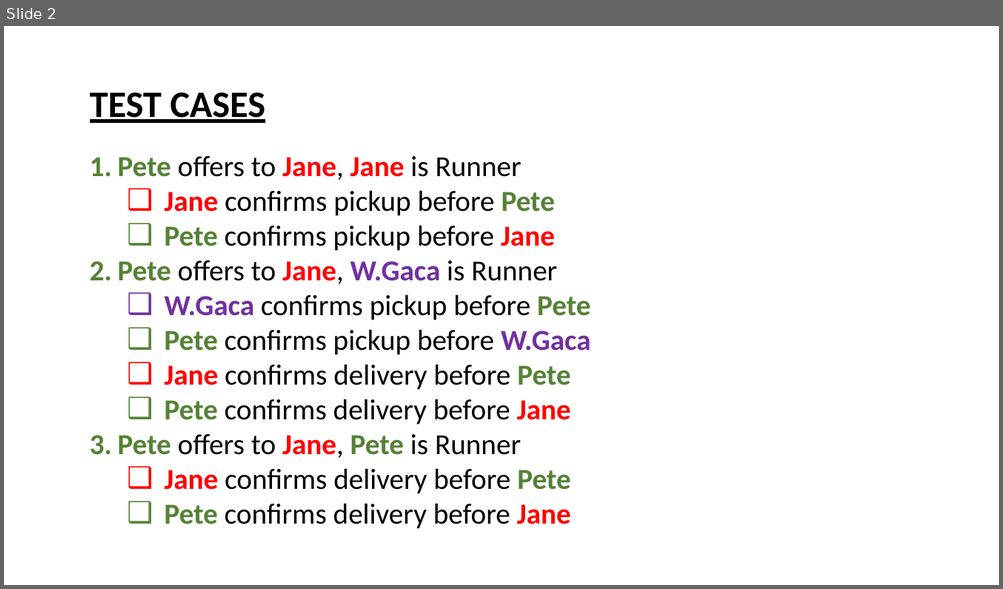
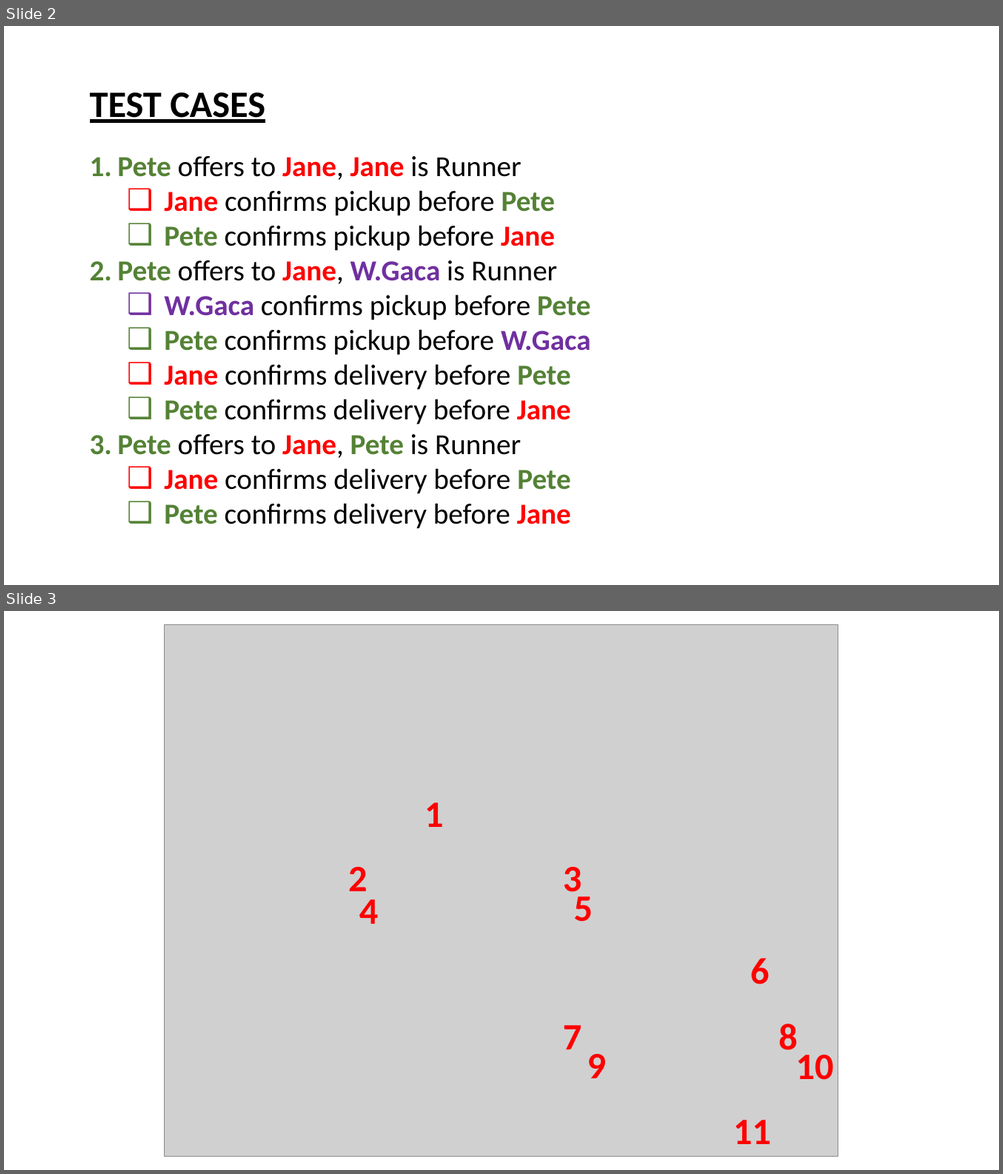
Before and after one commit to PFython/WGACA-UK, a slide deck: project management/Status Flow.pptx. Shown one above the other, each under a label of ours: slide 2 before the commit, slides 2 and 3 after it. The pictures are 1003x589 and 1003x1174 pixels, drawn with LibreOffice and Linux fonts; fonts in the diff are those of the drawing; grey boxes stand for pictures. Boxes give left, top, right and bottom in pixels: in the first picture for what was removed or moved away, otherwise in the second. Text is boxed around its words. In the diff, an @@ line names an element or a change of style, - is before the commit and + after.

```diff
--- a/project management/Status Flow.pptx
+++ b/project management/Status Flow.pptx
@@ slide 3 added at box(4, 611, 999, 1170), background #FFFFFF @@
@@ picture added at box(165, 625, 838, 1157) @@
@@ text added at box(424, 803, 444, 827), 36 pt, text #FF0000, bold @@
+1
@@ text added at box(348, 867, 367, 891), 36 pt, text #FF0000, bold @@
+2
@@ text added at box(563, 867, 582, 900), 36 pt, text #FF0000, bold @@
+3
@@ text added at box(574, 890, 593, 922), 36 pt, text #FF0000, bold @@
+5
@@ text added at box(359, 900, 378, 924), 36 pt, text #FF0000, bold @@
+4
@@ text added at box(750, 958, 769, 985), 36 pt, text #FF0000, bold @@
+6
@@ text added at box(563, 1025, 582, 1050), 36 pt, text #FF0000, bold @@
+7
@@ text added at box(778, 1024, 797, 1051), 36 pt, text #FF0000, bold @@
+8
@@ text added at box(587, 1054, 606, 1079), 36 pt, text #FF0000, bold @@
+9
@@ text added at box(796, 1055, 834, 1080), 36 pt, text #FF0000, bold @@
+10
@@ text added at box(733, 1120, 771, 1145), 36 pt, text #FF0000, bold @@
+11
```
Also in this commit, not shown: 5 other slides added, 1 other file.
